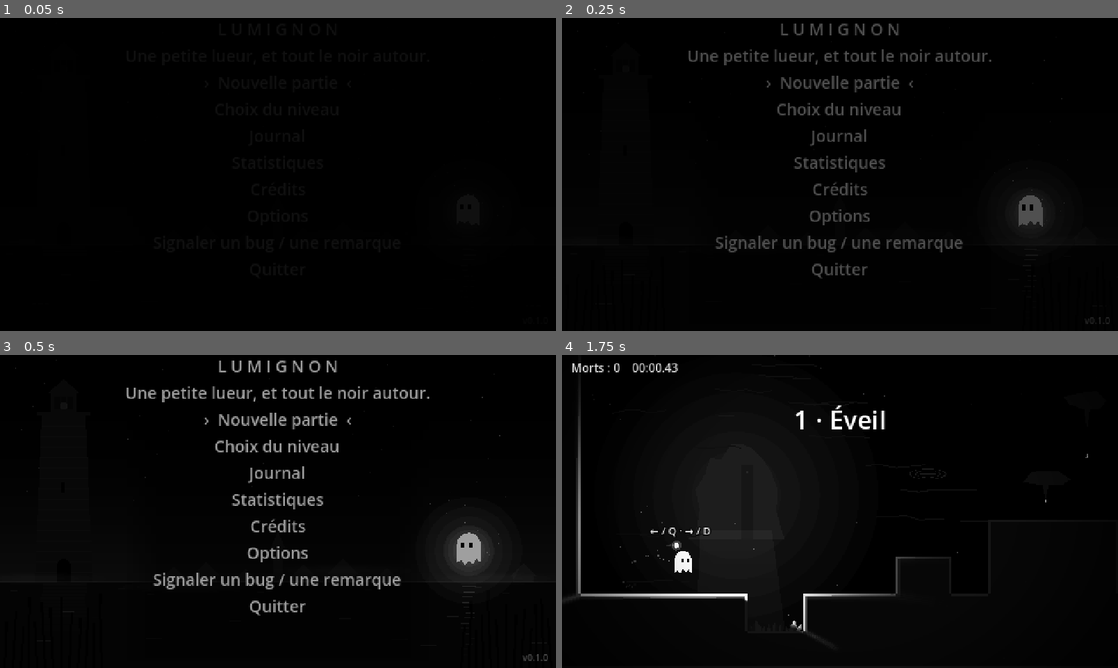
Above: before the commit, frames 1-4 (two rows, left to right).
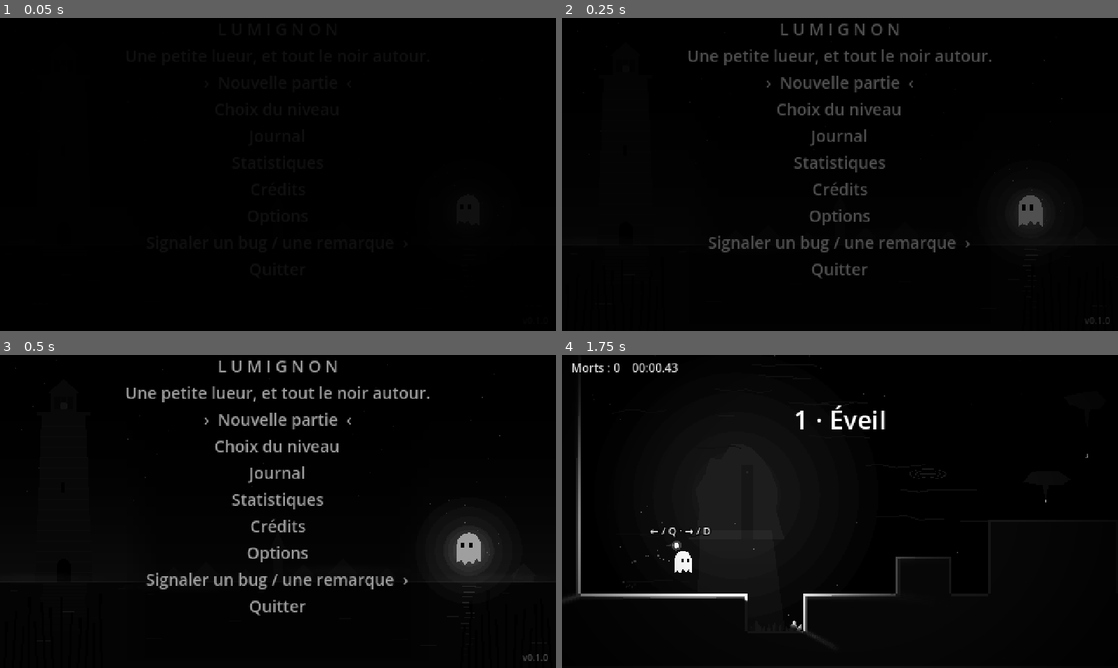
Above: after the commit, the same moments.

Repository: Lumy-57/INYS-release
Game: Godot game, scene res://scenes/main.tscn
Two runs of this game, one before a commit and one after it. Both use one fixed random seed, a clock stepped at 60 frames per second and the inputs below.
Inputs (mouse positions are in pixels of both pictures, inside the frame that each line leads up to):
- Up to frame 1 (0.05 s): no input
- Up to frame 2 (0.25 s): no input
- Up to frame 3 (0.5 s): no input
- Up to frame 4 (1.75 s): tap Enter at 0.5 s; move the mouse to (962, 495) at 0.52 s; hold Right (right) from 0.53 s (still down); tap X (dash) at 0.6 s; click (962, 495) at 0.67 s; tap C (jump) at 0.77, 1.52 s; move the mouse to (728, 527) at 1.27 s; tap Space at 1.35 s

The runs differ from the first frame. In frame 2, 1.0% of the frame differs, in the area x 26-74%, y 69-75%; in frame 3, 1.2%; in frame 4, nothing differs.

Commit message:
Signaler : le formulaire sans compte en premier, entrées plus claires

Diff:
--- a/scripts/title_menu.gd
+++ b/scripts/title_menu.gd
@@ -71,12 +71,13 @@
 	items.append(["credits", "Crédits"])
 	items.append(["options", "Options"])
 	if report_open:
-		items.append(["report_bug", "Signaler · un bug (GitHub)"])
-		items.append(["report_note", "Signaler · une remarque (GitHub)"])
+		# Le formulaire d'abord : il marche pour tout le monde, sans compte
 		if BugReport.has_form():
-			items.append(["report_form", "Signaler · sans compte GitHub"])
+			items.append(["report_form", "Signaler · formulaire, sans compte"])
+		items.append(["report_bug", "Signaler · un bug sur GitHub"])
+		items.append(["report_note", "Signaler · une remarque sur GitHub"])
 	else:
-		items.append(["report", "Signaler un bug / une remarque"])
+		items.append(["report", "Signaler un bug / une remarque  ›"])
 	if main.update_check and main.update_check.latest != "":
 		items.append(["update", "Nouvelle version · v%s" % main.update_check.latest])
 	items.append(["quit", "Quitter"])
